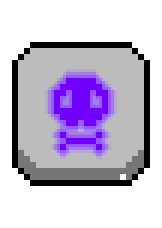
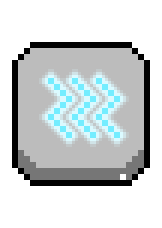
Before/after of a (162, 228) layered artwork. What changed in the layer stack:
moved "bakc glow" above "OuterGloow", painted on it over [48, 78, 120, 150]
painted on "OuterGloow" over [39, 69, 129, 147]
hid "outer outer glow", painted on it over [45, 69, 117, 159]
painted on "Background" over [48, 78, 120, 150]
